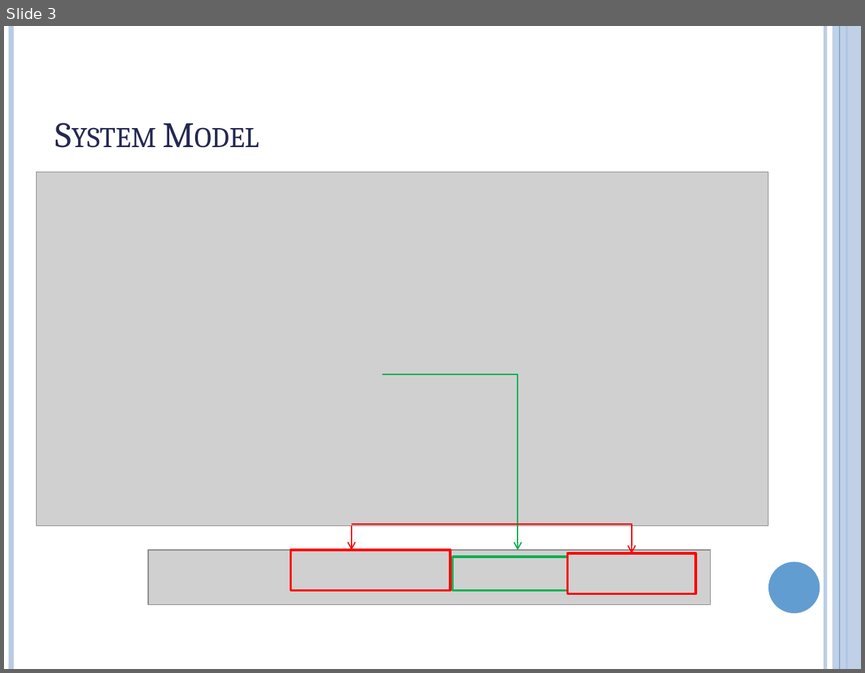
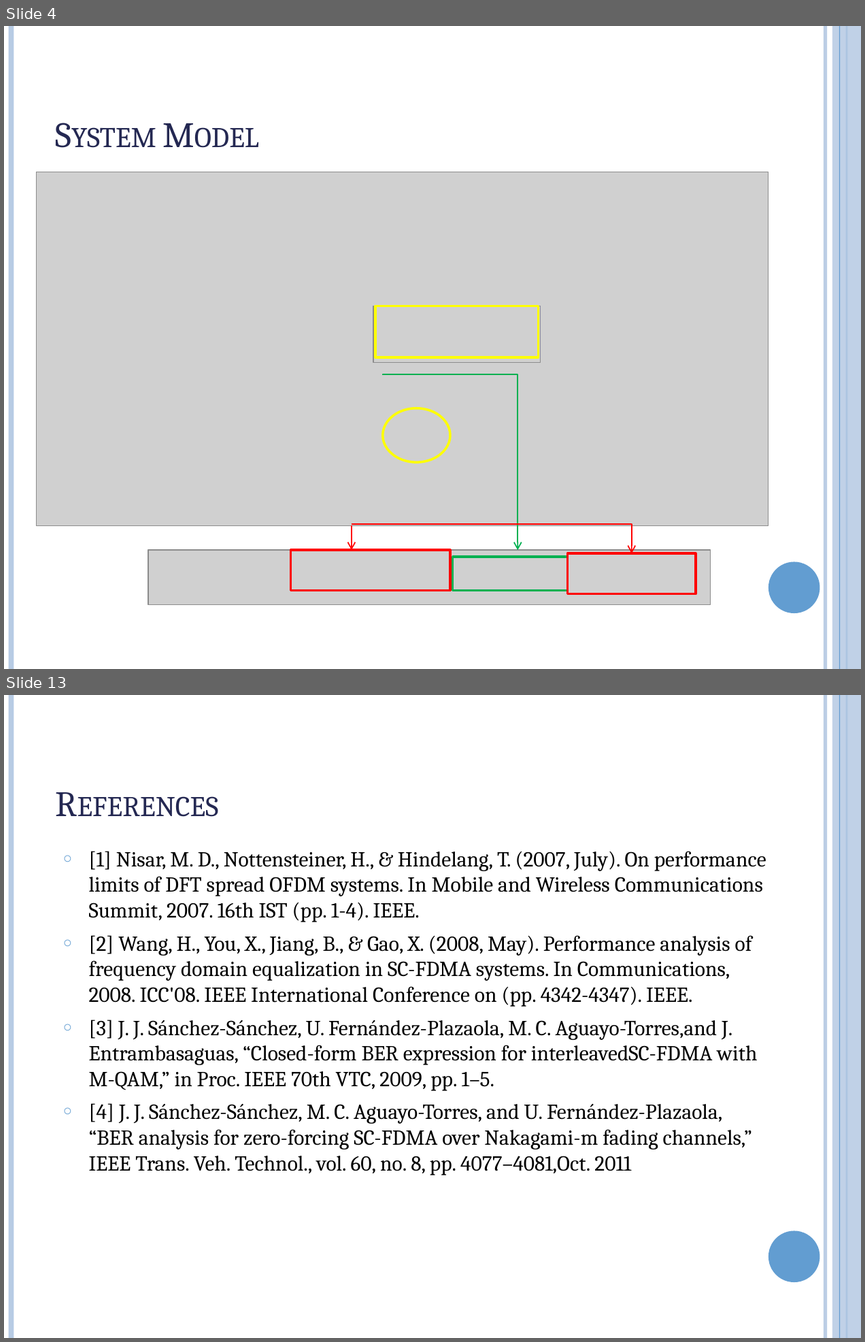
Before and after one commit to hanlinzhushe/SC-FDMA-python, a slide deck: Presentation1.pptx. Shown one above the other, each under a label of ours: slide 3 before the commit, slides 4 and 13 after it; the slides between them are not shown. The pictures are 865x673 and 865x1342 pixels, drawn with LibreOffice and Linux fonts; fonts in the diff are those of the drawing; grey boxes stand for pictures. Boxes give left, top, right and bottom in pixels: in the first picture for what was removed or moved away, otherwise in the second. Text is boxed around its words. In the diff, an @@ line names an element or a change of style, - is before the commit and + after.

```diff
--- a/Presentation1.pptx
+++ b/Presentation1.pptx
@@ slide 13 added at bbox=[4, 695, 861, 1338], background #FFFFFF; not listed: 6 template elements that a slide beside it also shows @@
@@ title added at bbox=[47, 721, 747, 828], 30 pt, text #242852, small capitals @@
+References
@@ text added at bbox=[89, 851, 766, 1175], 18 pt, text #000000 @@
+○ [1] Nisar, M. D., Nottensteiner, H., & Hindelang, T. (2007, July). On performance limits of DFT spread OFDM systems. In Mobile and Wireless Communications Summit, 2007. 16th IST (pp. 1-4). IEEE.
+○ [2] Wang, H., You, X., Jiang, B., & Gao, X. (2008, May). Performance analysis of frequency domain equalization in SC-FDMA systems. In Communications, 2008. ICC'08. IEEE International Conference on (pp. 4342-4347). IEEE.
+○ [3] J. J. Sánchez-Sánchez, U. Fernández-Plazaola, M. C. Aguayo-Torres,and J. Entrambasaguas, “Closed-form BER expression for interleavedSC-FDMA with M-QAM,” in Proc. IEEE 70th VTC, 2009, pp. 1–5.
+○ [4] J. J. Sánchez-Sánchez, M. C. Aguayo-Torres, and U. Fernández-Plazaola, “BER analysis for zero-forcing SC-FDMA over Nakagami-m fading channels,” IEEE Trans. Veh. Technol., vol. 60, no. 8, pp. 4077–4081,Oct. 2011
@@ what was slide 3 is now slide 4 @@
@@ slide 4 changed as well @@
@@ picture added at bbox=[373, 306, 541, 363] @@
@@ rectangle added at bbox=[376, 306, 538, 358], outline #FFFF00 2 pt @@
@@ ellipse added at bbox=[383, 408, 450, 462], outline #FFFF00 2 pt @@
```
Also in this commit, not shown: 1 other slide changed, 10 other slides added, 1 slide removed, 2 other files.
